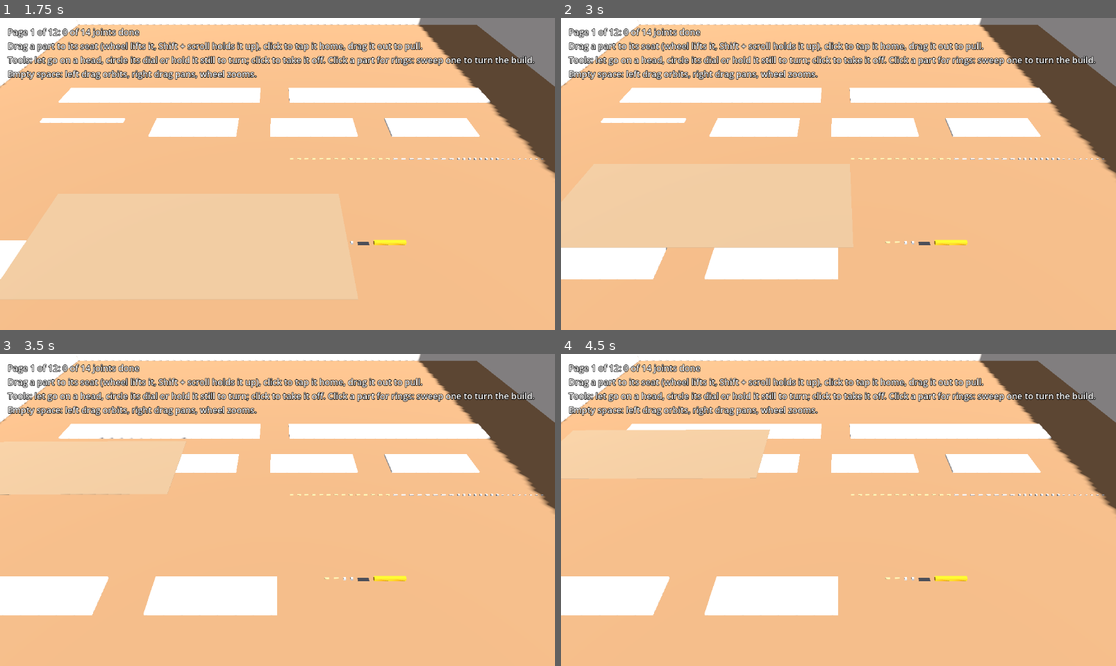
Above: before the commit, frames 1-4 (two rows, left to right).
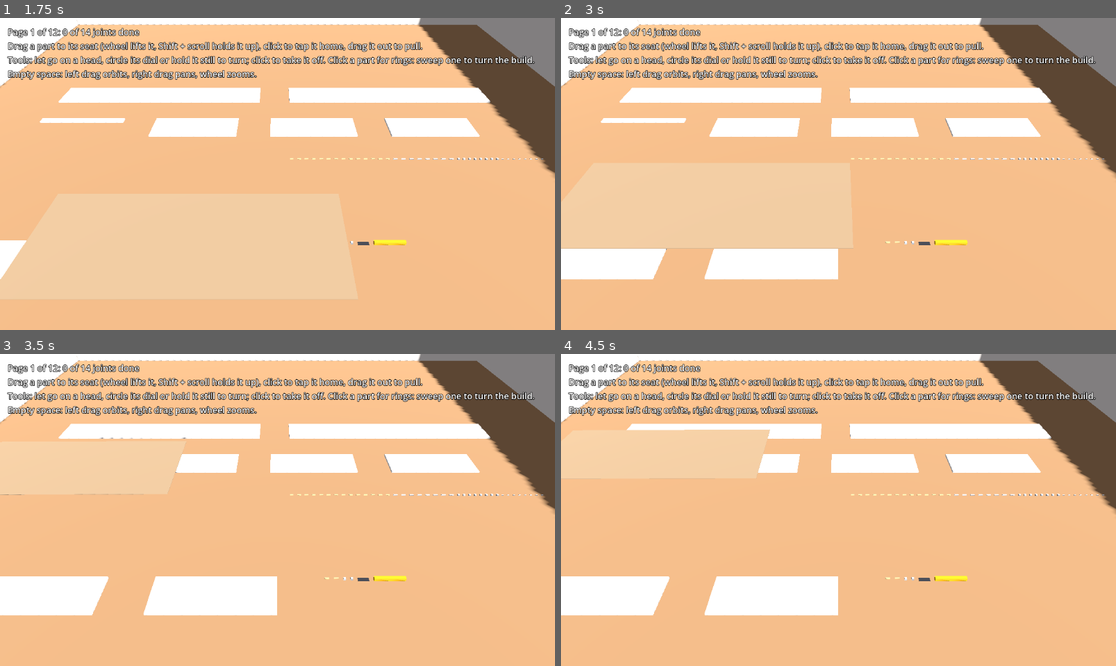
Above: after the commit, the same moments.

Repository: benfeltz/skruv
Game: Godot game, scene res://scenes/world.tscn
The game is run twice, just before and just after one commit, with the same random seed, the same clock (stepped at 60 frames per second) and the same inputs.
Inputs (mouse positions are in pixels of both pictures, inside the frame that each line leads up to):
- Up to frame 1 (1.75 s): tap Enter at 0.5 s; move the mouse to (399, 158) at 0.52 s; tap Shift at 0.6 s; click (399, 158) at 0.67 s; tap Space at 1.25 s; drag from (166, 189) to (249, 236) at 1.27 s
- Up to frame 2 (3 s): tap Enter at 2 s; move the mouse to (894, 105) at 2.02 s; tap Shift at 2.1 s; click (894, 105) at 2.17 s; tap Space at 2.75 s; drag from (810, 236) to (672, 127) at 2.77 s
- Up to frame 3 (3.5 s): no input
- Up to frame 4 (4.5 s): move the mouse to (1005, 556) at 3.52 s; tap Shift at 3.6 s; click (1005, 556) at 3.67 s; tap Enter at 4.25 s; drag from (672, 463) to (755, 432) at 4.27 s

Frame 1 is identical in both runs. In frame 2, 0.2% of the frame differs, in the area x 0-53%, y 73-74%; in frame 3, less than 0.1%; in frame 4, less than 0.1%.

Commit message:
spike: step 7, attempt 3 — Jolt's 20 mm speculative contact distance (reverted next)
project.godot speculative_contact_distance 2 mm -> 20 mm (Jolt's default), which 2.0.4.2 found catches a shelf on its pins. Worse: contacts reach 2 cm out, so held parts push the build from that far, and on page 6 the carcass is turned about 52 deg about the vertical under the side panel being brought in; the hand stops there (33 of 60 joints fastened, 30 physics joints). No done state to measure.

Co-Authored-By: Claude Opus 5.5 <noreply@anthropic.com>

Diff:
--- a/godot/project.godot
+++ b/godot/project.godot
@@ -26,7 +26,8 @@
 jolt_physics_3d/simulation/position_steps=20
 ; Tuning attempt 4 (step 5, beyond the plan): contact slop and speculative distance, from 20 mm.
 jolt_physics_3d/simulation/penetration_slop=0.001
-jolt_physics_3d/simulation/speculative_contact_distance=0.002
+; Tuning attempt 3 (2.0.4.4 step 7): back to Jolt's 20 mm, which 2.0.4.2 found catches a shelf on its pins.
+jolt_physics_3d/simulation/speculative_contact_distance=0.02
 
 [editor_plugins]
 
